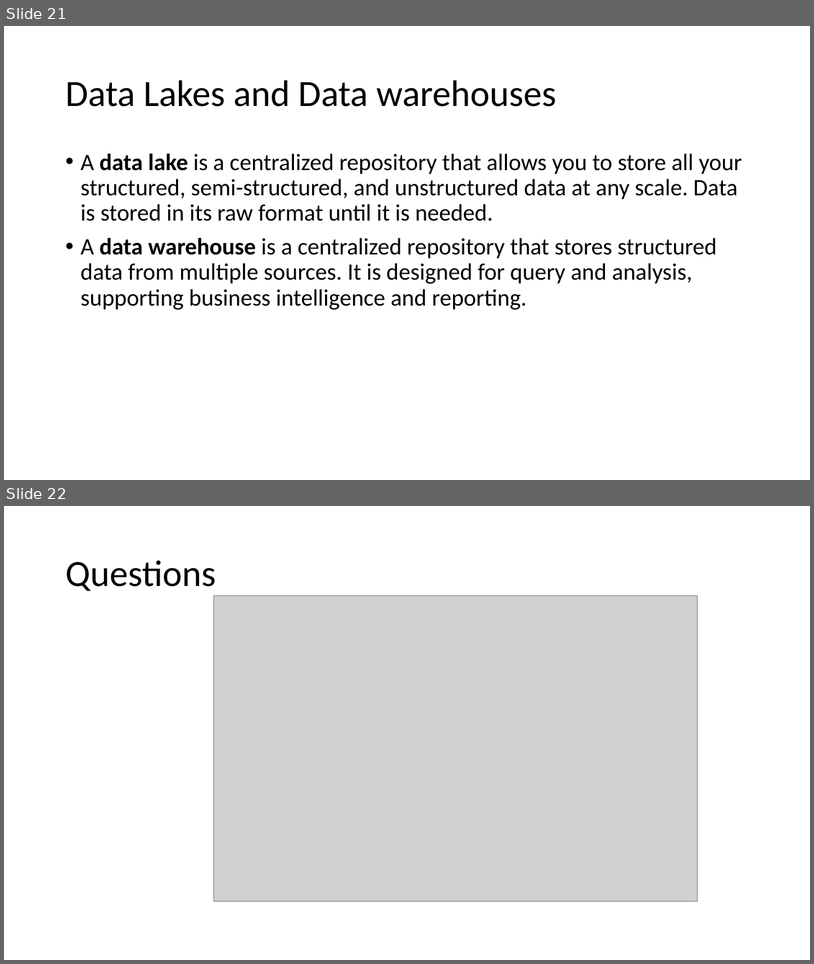
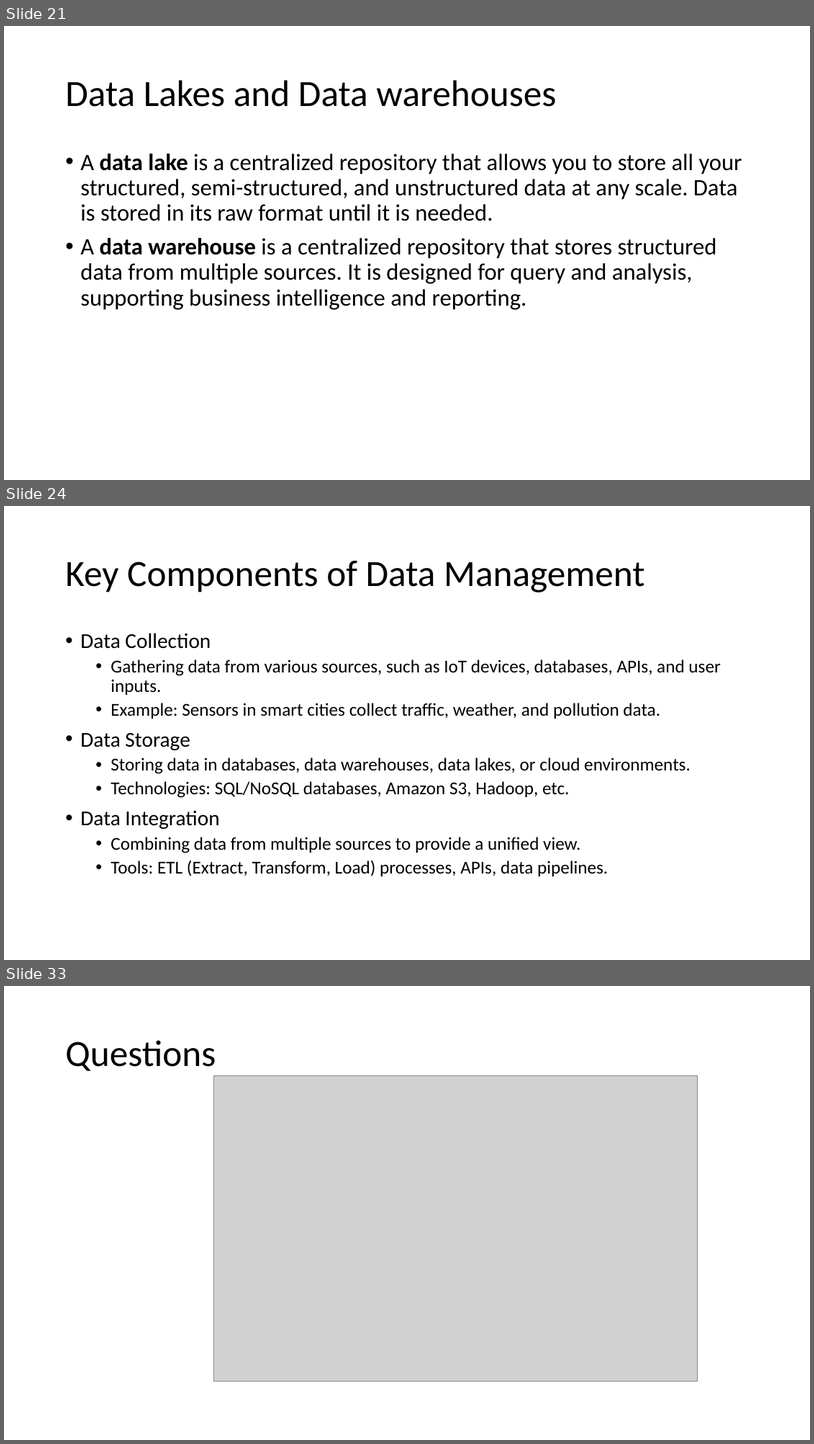
Before and after one commit to motazsaad/Exploratory-Analysis-of-Big-Data, a slide deck: materials/PPT slides/05 Exploratory analysis of Big Data and Cloud - Big Data.pptx. Shown one above the other, each under a label of ours: slides 21 and 22 before the commit, slides 21, 24 and 33 after it; the slides between them are not shown. The pictures are 814x964 and 814x1444 pixels, drawn with LibreOffice and Linux fonts; fonts in the diff are those of the drawing; grey boxes stand for pictures. Boxes give left, top, right and bottom in pixels: in the first picture for what was removed or moved away, otherwise in the second. Text is boxed around its words. In the diff, an @@ line names an element or a change of style, - is before the commit and + after.

```diff
--- a/materials/PPT slides/05 Exploratory analysis of Big Data and Cloud - Big Data.pptx
+++ b/materials/PPT slides/05 Exploratory analysis of Big Data and Cloud - Big Data.pptx
@@ slide 24 added at <box>4,506,810,960</box>, background #FFFFFF @@
@@ title added at <box>65,560,645,592</box>, 44 pt, text #000000 @@
+Key Components of Data Management
@@ text added at <box>80,633,720,876</box>, 21.6 pt, text #000000 @@
+• Data Collection
+  • Gathering data from various sources, such as IoT devices, databases, APIs, and user inputs.
+  • Example: Sensors in smart cities collect traffic, weather, and pollution data.
+• Data Storage
+  • Storing data in databases, data warehouses, data lakes, or cloud environments.
+  • Technologies: SQL/NoSQL databases, Amazon S3, Hadoop, etc.
+• Data Integration
+  • Combining data from multiple sources to provide a unified view.
+  • Tools: ETL (Extract, Transform, Load) processes, APIs, data pipelines.
@@ what was slide 22 is now slide 33 @@
```
Also in this commit, not shown: 10 other slides added, 1 other file.
